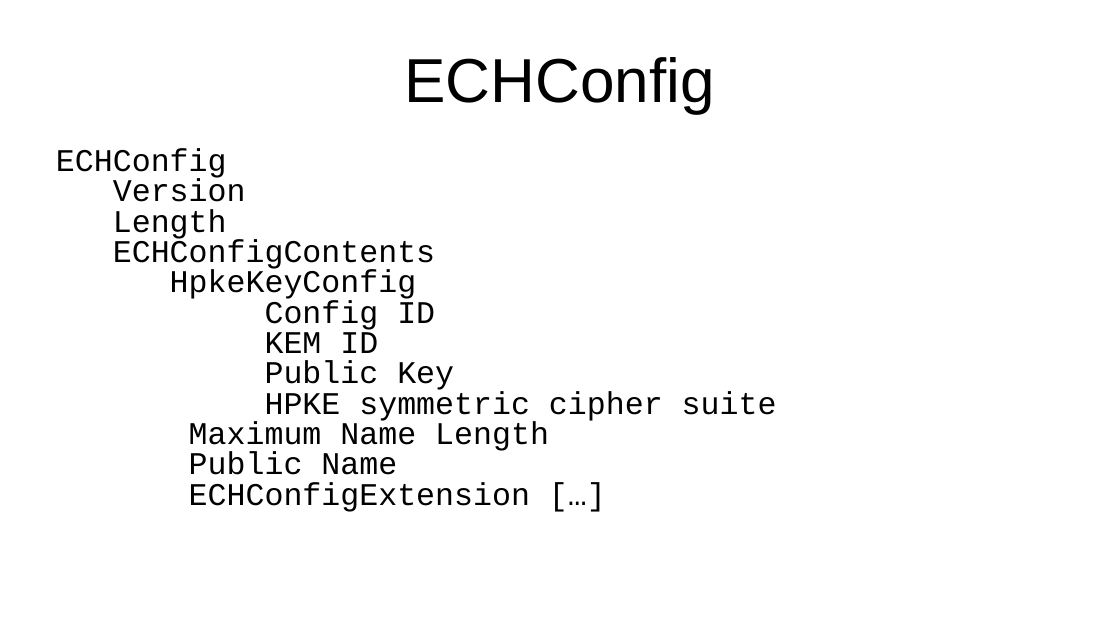
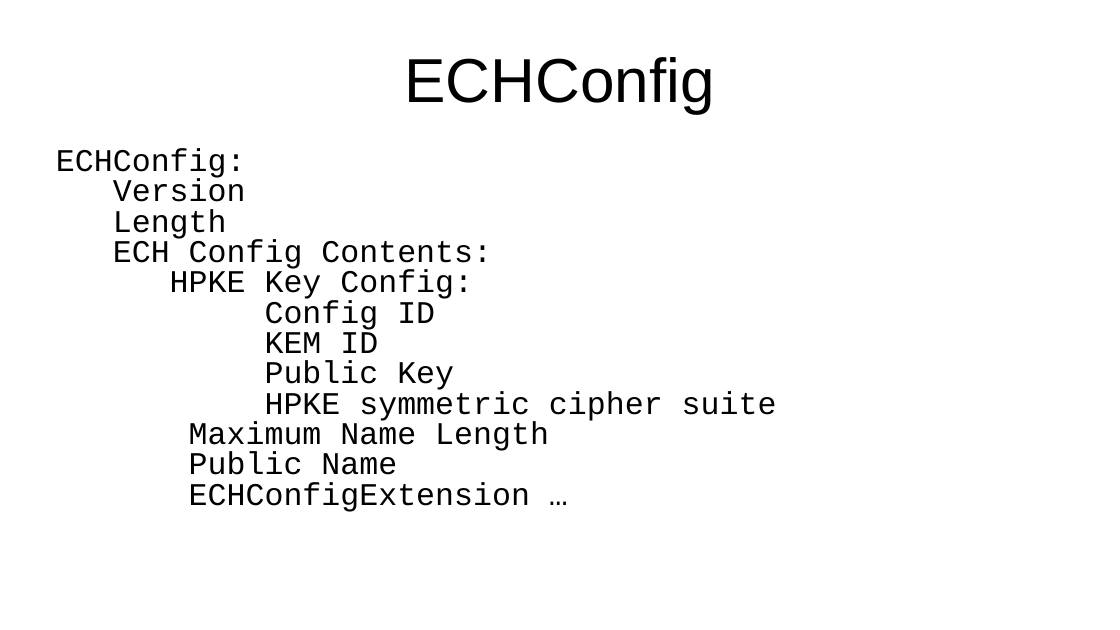
Before and after one commit to certtools/defo-security-analysis, a slide deck: slide 4 of stammtisch/presentation.odp (slide 5 before the commit). Drawn at 1120x630 pixels with LibreOffice and Linux fonts; fonts in the diff are those of the drawing. Boxes give left, top, right and bottom in pixels: in the first picture for what was removed or moved away, otherwise in the second. Text is boxed around its words. In the diff, an @@ line names an element or a change of style, - is before the commit and + after.

```diff
--- a/stammtisch/presentation.odp
+++ b/stammtisch/presentation.odp
@@ text at <box>56,148,777,512</box>: text changed @@
-ECHConfig
-Version
-Length
-ECHConfigContents
-HpkeKeyConfig
-Config ID
-KEM ID
-Public Key
-HPKE symmetric cipher suite
-Maximum Name Length
-Public Name
-ECHConfigExtension […]
+ECHConfig:
+Version
+Length
+ECH Config Contents:
+HPKE Key Config:
+Config ID
+KEM ID
+Public Key
+HPKE symmetric cipher suite
+Maximum Name Length
+Public Name
+ECHConfigExtension …
```
Also in this commit, not shown: 2 other slides changed, 2 slides added, 1 slide removed.
